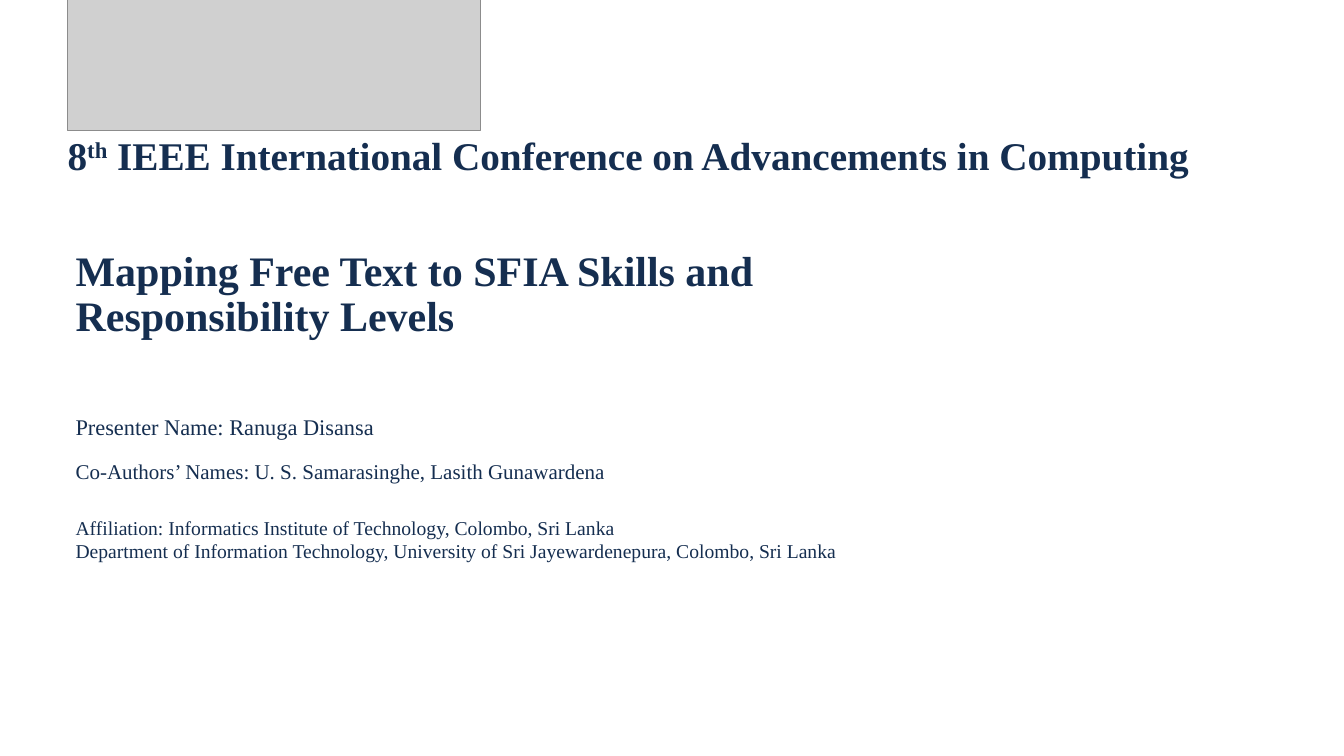
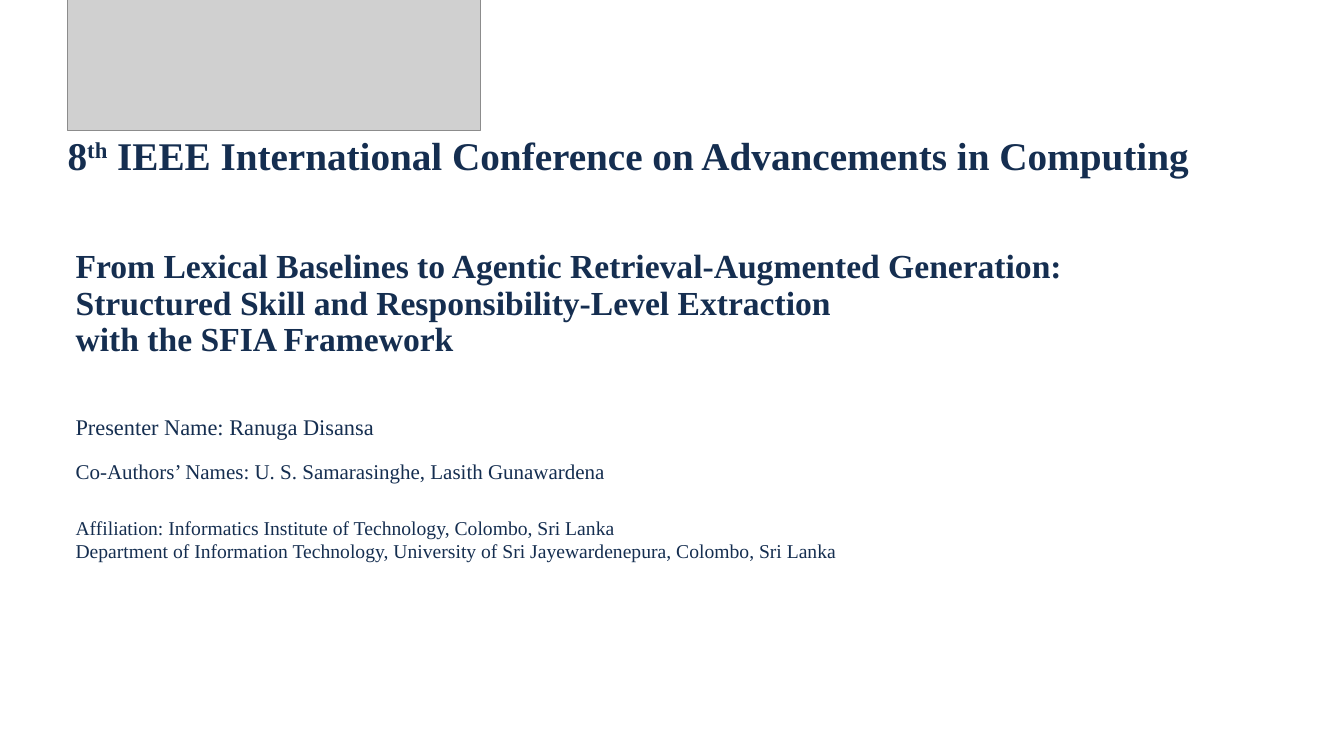
Before and after one commit to prdai/sfia-structured-skill-extraction, a slide deck: slide 1 of talk/deck/ICAC2026_564.pptx. Drawn at 1344x756 pixels with LibreOffice and Linux fonts; fonts in the diff are those of the drawing; grey boxes stand for pictures; background and template pictures are left out. Boxes give left, top, right and bottom in pixels: in the first picture for what was removed or moved away, otherwise in the second. Text is boxed around its words. In the diff, an @@ line names an element or a change of style, - is before the commit and + after.

```diff
--- a/talk/deck/ICAC2026_564.pptx
+++ b/talk/deck/ICAC2026_564.pptx
@@ title at [76, 254, 1061, 352]: text changed; size 30 to 24 pt @@
-Mapping Free Text to SFIA Skills and Responsibility Levels
+From Lexical Baselines to Agentic Retrieval-Augmented Generation:
+Structured Skill and Responsibility-Level Extraction
+with the SFIA Framework
```
Also in this commit, not shown: 2 other files.
